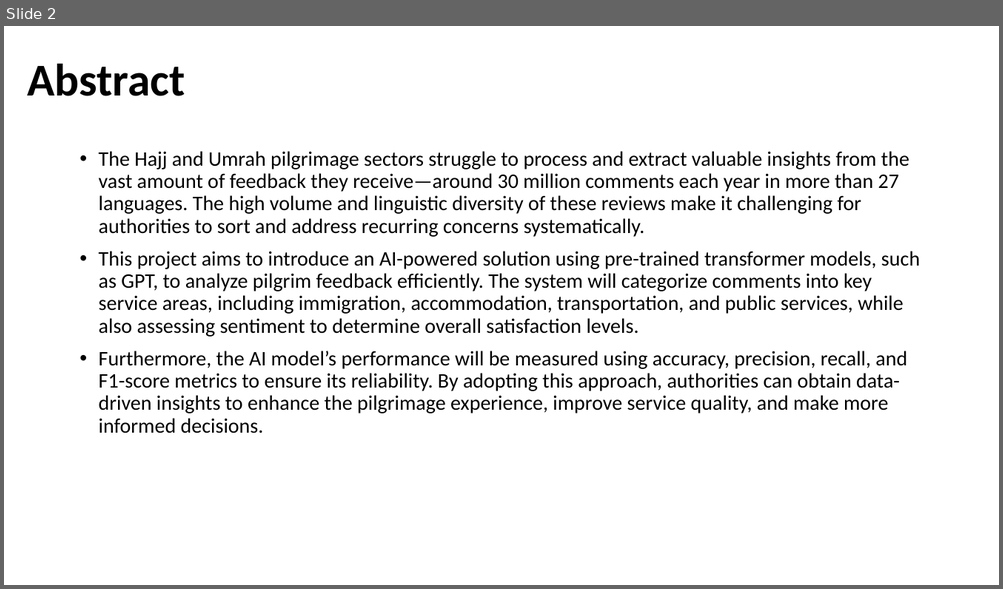
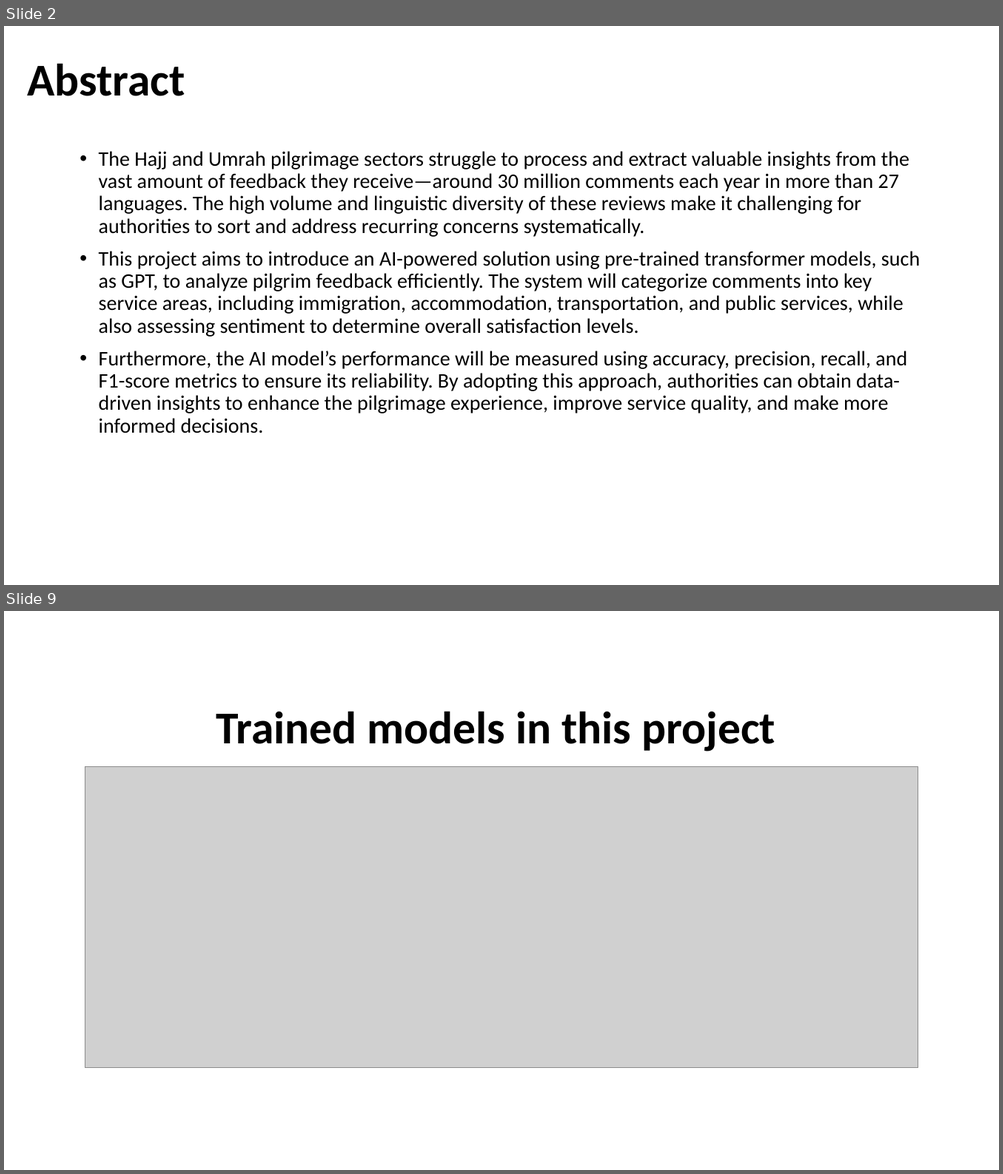
Before and after one commit to AllanDS-coder/pilgrim-sentiment-analysis, a slide deck: AI-Driven Analysis of Pilgrim Experiences Enhancing Hajj and Umrah Services Through Smart Data Insigh.pptx. Shown one above the other, each under a label of ours: slide 2 before the commit, slides 2 and 9 after it; the slides between them are not shown. The pictures are 1003x589 and 1003x1174 pixels, drawn with LibreOffice and Linux fonts; fonts in the diff are those of the drawing; grey boxes stand for pictures; background and template pictures are left out. Boxes give left, top, right and bottom in pixels: in the first picture for what was removed or moved away, otherwise in the second. Text is boxed around its words. In the diff, an @@ line names an element or a change of style, - is before the commit and + after.

```diff
--- a/AI-Driven Analysis of Pilgrim Experiences Enhancing Hajj and Umrah Services Through Smart Data Insigh.pptx
+++ b/AI-Driven Analysis of Pilgrim Experiences Enhancing Hajj and Umrah Services Through Smart Data Insigh.pptx
@@ slide 9 added at bbox=[4, 611, 999, 1170], background picture (left out) @@
@@ title added at bbox=[216, 711, 775, 752], 44 pt, text #000000, bold @@
+Trained models in this project
@@ picture added at bbox=[85, 767, 918, 1068] @@
```
Also in this commit, not shown: 12 slides changed, 37 other slides added, 3 slides removed, 1 other file.
